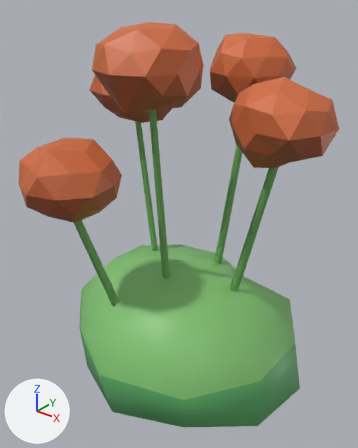
The glTF model godot/art/models/flora/chrysanthemum_rust.glb, before and after one commit.
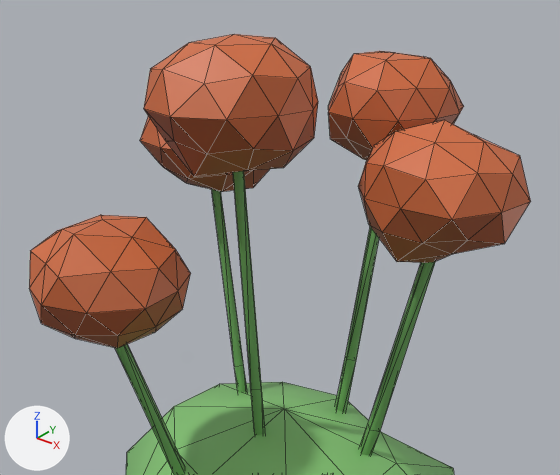
The first picture shows the older version from a 50 mm camera at (9.44, -11.95, 15.08) aimed at (0.06, -0.23, 7.81). The close-ups show the older and then the newer version on the part from 0% to 100% of the width and 0% to 68% of the height of that picture. Only the edits that show in the close-ups are written down. The axes (+X, +Y, +Z) are drawn at lower left. The lights are the same throughout. The close-ups show mesh edges as thin lines.

The first close-up shows 'body_nl', 'petal_rust_nl', 'stem'.
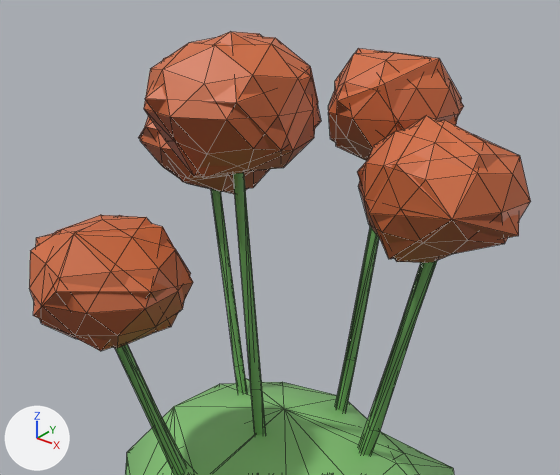
Patch to the scene script:
```diff
--- a/godot/art/models/flora/chrysanthemum_rust.glb.py
+++ b/godot/art/models/flora/chrysanthemum_rust.glb.py
@@ me_body__far @@
+me_body__far.from_pydata(...)  # 164 vertices, 232 faces; spans x -4.39..4.59, y -4.95..4.19, z 0.92..14.23
+me_body__far.materials.append(mat_defaultmaterial)
@@ ob_body__far @@
+ob_body__far = bpy.data.objects.new('body__far', me_body__far)
+ob_body__far.location = (0.0, 0.0, 0.0)
```

Boxes (x1, y1, x2, y2) around the edits, measured in the close-ups (560 x 475 px):
'body__far', added: after (33, 32, 519, 475)
